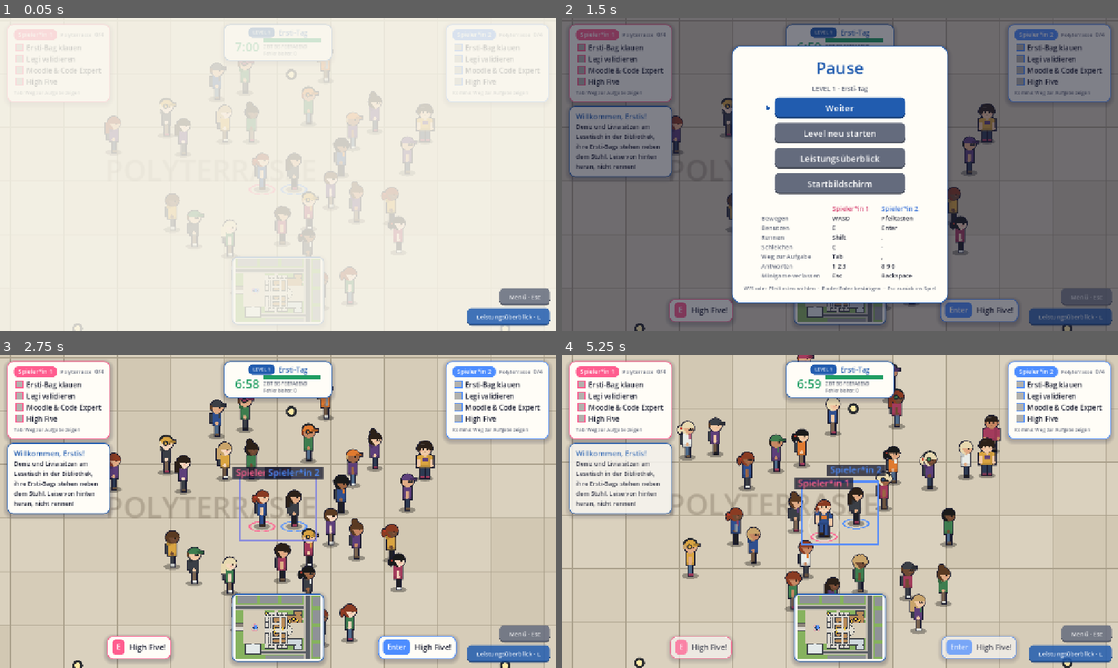
Above: before the commit, frames 1-4 (two rows, left to right).
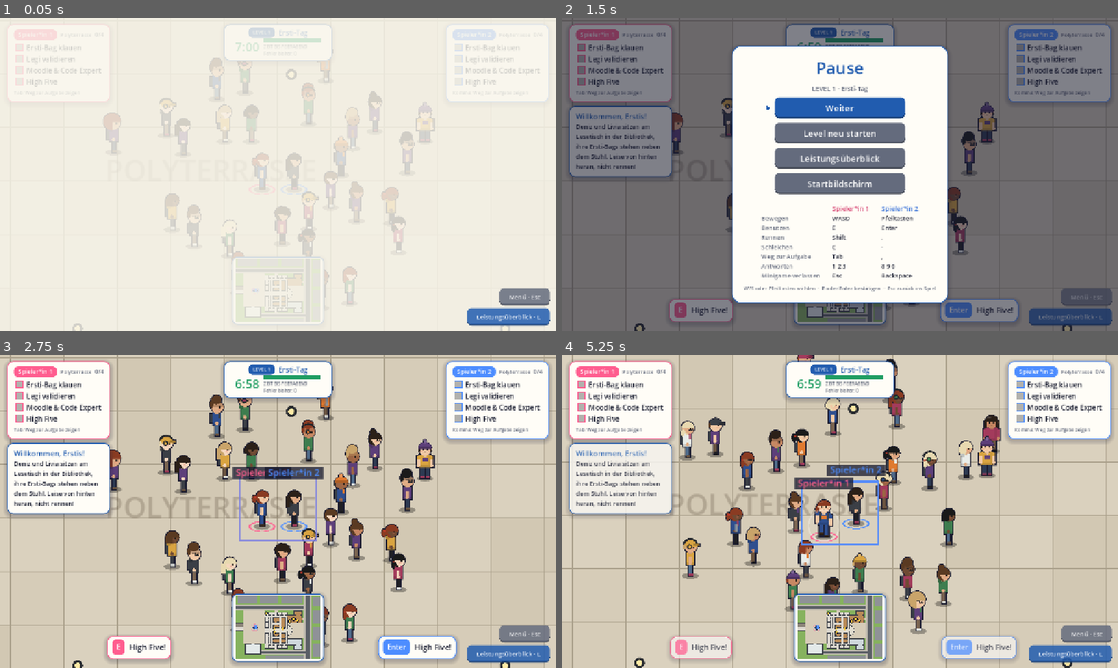
Above: after the commit, the same moments.

Repository: fzehnder/viscon-game
Game: Godot game, scene res://main.tscn
The game is run twice, just before and just after one commit, with the same random seed, the same clock (stepped at 60 frames per second) and the same inputs. This scene is started directly instead of the project's main scene.
Inputs (mouse positions are in pixels of both pictures, inside the frame that each line leads up to):
- Up to frame 1 (0.05 s): no input
- Up to frame 2 (1.5 s): click "Los geht's!" at 0.5 s; click "Menü · Esc" at 1.25 s
- Up to frame 3 (2.75 s): click "Weiter" at 2 s
- Up to frame 4 (5.25 s): click "Leistungsüberblick · L" at 2.75 s; click "Level 1 starten" at 3.5 s; tap Enter (start) at 4.25 s; move the mouse to (962, 495) at 4.27 s; hold D 4.28-5.03 s; tap Q (ability) at 4.35 s; click (962, 495) at 4.42 s; tap Space at 4.52 s; move the mouse to (728, 527) at 5.02 s; hold S from 5.03 s (still down); tap E (interact) at 5.1 s

The runs differ from the first frame. In frame 1, 0.4% of the frame differs, in the area x 18-78%, y 12-85%; in frame 2, 0.2%; in frame 3, 0.8%, in the area x 19-78%, y 12-85%; in frame 4, 0.8%.

Commit message:
Six new hair styles: bob, afro, braids, mohawk, centre parting, beanie
Drawn from the front, the back and the side, each with its dark line, from a few
plain shapes. The character design lists them by itself, and random students wear
them too (CROWD_HAIR: everything but the bald head).
Frame rate in the Ersti crowd as before (26 to 29 pictures per second).

Co-Authored-By: Claude Opus 5.5 <noreply@anthropic.com>

Diff:
--- a/godot/scripts/character_art.gd
+++ b/godot/scripts/character_art.gd
@@ -126,7 +126,7 @@
 		ci.draw_rect(Rect2(-10.1 - g, -27.0 - b - al - g, 3.9 + 2.0 * g, 13.7 + 2.0 * g), o)        # arms with hands
 		ci.draw_rect(Rect2(6.2 - g, -27.0 - b + al - g, 3.9 + 2.0 * g, 13.7 + 2.0 * g), o)
 		# head with the hair on top: one round shape, a little higher than wide
-		if hstyle == "glatze":
+		if hstyle == "glatze" or hstyle == "iro":
 			_oval(ci, Vector2(0, hy), 7.5 + g, 7.5 + g, o)
 		else:
 			_oval(ci, Vector2(0, hy - 0.2), 7.9 + g, 7.8 + g, o)
@@ -145,6 +145,26 @@
 					_oval(ci, Vector2(0, hy) + Vector2.from_angle(deg_to_rad((185.0 if front else 180.0) + i * (28.0 if front else 30.0))) * (7.0 if front else 7.2), 2.8 + g, 2.8 + g, o)
 			"cap":
 				ci.draw_rect(Rect2(-8.3 - g, hy - 4.6, 16.6 + 2.0 * g, 4.0), o)
+			"bob":
+				ci.draw_rect(Rect2(-8.4 - g, hy - 2.0, 16.8 + 2.0 * g, 8.9 + g), o)
+			"scheitel":
+				ci.draw_rect(Rect2(-8.2 - g, hy - 2.0, 16.4 + 2.0 * g, 6.5 + g), o)
+			"afro":
+				if front:      # like the hair itself: the dome above the hairline and a puff beside each cheek
+					_cap(ci, Vector2(0, hy - 1.5), 11.0 + g, 176, 364, o)
+					_oval(ci, Vector2(-8.6, hy + 1.5), 3.4 + g, 4.2 + g, o)
+					_oval(ci, Vector2(8.6, hy + 1.5), 3.4 + g, 4.2 + g, o)
+				else:
+					_oval(ci, Vector2(0, hy - 1.5), 11.0 + g, 11.0 + g, o)
+			"zoepfe":
+				var bx := 8.8 if front else 6.0
+				var by := hy + (4.5 if front else 6.5)
+				_oval(ci, Vector2(-bx, by), 2.1 + g, 5.0 + g, o)
+				_oval(ci, Vector2(bx, by), 2.1 + g, 5.0 + g, o)
+			"iro":
+				_oval(ci, Vector2(0, hy - (7.6 if front else 6.0)), 2.4 + g, (5.0 if front else 6.8) + g, o)
+			"muetze":
+				_oval(ci, Vector2(0, hy - 9.2), 2.2 + g, 2.2 + g, o)
 		if "loot" in acc:
 			ci.draw_rect(Rect2(-12.5 - g, -15.5 - b - al - g, 7.5 + 2.0 * g, 9.5 + 2.0 * g), o)
 		if front and "tray" in acc:
@@ -164,7 +184,7 @@
 		elif "backpack" in acc:
 			ci.draw_rect(Rect2(-k * 5.0 - 3.0 - g, -27.0 - b - g, 6.0 + 2.0 * g, 11.0 + 2.0 * g), o)
 		# head with the hair on top and at the back, and the nose
-		if hstyle == "glatze":
+		if hstyle == "glatze" or hstyle == "iro":
 			_oval(ci, Vector2(k * 0.6, hy), 7.3 + g, 7.3 + g, o)
 		else:
 			_oval(ci, Vector2(k * 0.6 - k * 0.3, hy - 0.3), 7.9 + g, 7.8 + g, o)
@@ -181,6 +201,20 @@
 					_oval(ci, Vector2(k * 0.6, hy) + Vector2.from_angle(a) * 7.0, 2.8 + g, 2.8 + g, o)
 			"cap":
 				ci.draw_rect(Rect2(k * 7.5 - 4.0 - g, hy - 3.6 - g, 8.0 + 2.0 * g, 3.2 + 2.0 * g), o)
+			"bob":
+				ci.draw_rect(Rect2((-7.8 if k > 0.0 else -0.8) - g, hy - 1.0, 8.6 + 2.0 * g, 7.9 + g), o)
+			"scheitel":
+				_oval(ci, Vector2(-k * 6.3, hy + 1.4), 2.6 + g, 3.6 + g, o)
+			"afro":        # like the hair itself: everything but the quarter with the face
+				_cap(ci, Vector2(-k * 1.6, hy - 1.8), 10.4 + g, 180, 360, o)
+				_cap(ci, Vector2(-k * 1.6, hy - 1.8), 10.4 + g, 90 if k > 0.0 else 270, 270 if k > 0.0 else 450, o)
+			"zoepfe":
+				_oval(ci, Vector2(-k * 5.5, hy + 5.0), 2.2 + g, 5.2 + g, o)
+			"iro":
+				_oval(ci, Vector2(-k * 0.4, hy - 8.6), 6.2 + g, 5.4 + g, o)
+				_oval(ci, Vector2(-k * 6.2, hy - 3.4), 2.0 + g, 4.4 + g, o)
+			"muetze":
+				_oval(ci, Vector2(k * 0.1, hy - 9.0), 2.2 + g, 2.2 + g, o)
 		if "tray" in acc:
 			ci.draw_rect(Rect2(k * 8.5 - 5.5 - g, -20.7 - b - g, 11.0 + 2.0 * g, 4.4 + 2.0 * g), o)
 
@@ -360,7 +394,7 @@
 				ci.draw_rect(Rect2(0.6, hy - 1.9, 4.0, 3.6), gc, false, 0.8)
 				ci.draw_line(Vector2(-0.6, hy - 0.5), Vector2(0.6, hy - 0.5), gc, 0.8)
 		# hair
-		_draw_hair_fb(ci, hstyle, hair, accent, hy, front)
+		_draw_hair_fb(ci, hstyle, hair, accent, hy, front, skin)
 		# head accessories
 		if "goggles" in acc:
 			_rect(ci, -7.8, hy - 5.5, 15.6, 2.2, Color("2b2f35"))
@@ -456,8 +490,10 @@
 	_rect(ci, c.x + w * 0.2, c.y - 4.0, 2.4, 3.6, Color("9cc3e6"))
 
 
-static func _draw_hair_fb(ci: CanvasItem, hstyle: String, hair: Color, accent: Color, hy: float, front: bool) -> void:
+## `skin` is for styles that leave a piece of the forehead free again.
+static func _draw_hair_fb(ci: CanvasItem, hstyle: String, hair: Color, accent: Color, hy: float, front: bool, skin: Color = Color("f1c9a5")) -> void:
 	var c := Vector2(0, hy)
+	var tie := Color("c0392b")
 	if not front:
 		match hstyle:
 			"glatze":
@@ -465,6 +501,16 @@
 			"cap":
 				ci.draw_circle(c, 7.8, hair)
 				_cap(ci, c, 8.2, 180, 360, accent)
+			"iro":         # shaved, and the crest down the back of the head
+				_cap(ci, c, 7.6, 180, 360, Color(hair, 0.3))
+				_oval(ci, Vector2(0, hy - 6.0), 2.2, 6.8, hair)
+			"afro":
+				_oval(ci, Vector2(0, hy - 1.5), 11.0, 11.0, hair)
+			"muetze":
+				_oval(ci, c, 7.8, 7.8, hair)
+				_cap(ci, c, 8.4, 184, 356, accent)
+				_rect(ci, -8.3, hy - 2.9, 16.6, 2.4, accent.darkened(0.22))
+				_oval(ci, Vector2(0, hy - 9.2), 2.2, 2.2, accent.lightened(0.2))
 			_:
 				ci.draw_circle(c, 7.9, hair)
 		match hstyle:
@@ -477,6 +523,18 @@
 				for i in 7:
 					var a := deg_to_rad(180 + i * 30)
 					ci.draw_circle(c + Vector2(cos(a), sin(a)) * 7.2, 2.8, hair)
+			"bob":
+				_rect(ci, -8.2, hy - 1.0, 16.4, 7.0, hair)
+				_oval(ci, Vector2(0, hy + 6.0), 8.2, 1.6, hair)
+			"scheitel":
+				_rect(ci, -8.0, hy - 1.0, 16.0, 4.5, hair)
+				_rect(ci, -0.4, hy - 7.6, 0.8, 6.5, hair.darkened(0.3))
+			"zoepfe":
+				_oval(ci, Vector2(-6.0, hy + 6.5), 2.1, 5.0, hair)
+				_oval(ci, Vector2(6.0, hy + 6.5), 2.1, 5.0, hair)
+				_rect(ci, -7.2, hy + 2.6, 2.4, 1.4, tie)
+				_rect(ci, 4.8, hy + 2.6, 2.4, 1.4, tie)
+				_rect(ci, -0.4, hy - 7.6, 0.8, 7.0, hair.darkened(0.3))
 		return
 	match hstyle:
 		"kurz":
@@ -507,7 +565,40 @@
 			_rect(ci, -7.6, hy - 1.0, 1.6, 3.0, hair)
 			_rect(ci, 6.0, hy - 1.0, 1.6, 3.0, hair)
 			ci.draw_circle(Vector2(-2.5, hy - 4.5), 1.5, Color(1, 1, 1, 0.25))
-	if hstyle != "glatze" and hstyle != "cap":
+		"bob":         # to the chin, with a fringe down to the eyes
+			_cap(ci, c, 8.2, 183, 357, hair)
+			_rect(ci, -8.4, hy - 2.0, 2.9, 7.6, hair)
+			_rect(ci, 5.5, hy - 2.0, 2.9, 7.6, hair)
+			_oval(ci, Vector2(-6.95, hy + 5.6), 1.45, 1.3, hair)
+			_oval(ci, Vector2(6.95, hy + 5.6), 1.45, 1.3, hair)
+		"afro":        # a dome above the hairline and a puff beside each cheek
+			_cap(ci, Vector2(0, hy - 1.5), 11.0, 176, 364, hair)
+			_oval(ci, Vector2(-8.6, hy + 1.5), 3.4, 4.2, hair)
+			_oval(ci, Vector2(8.6, hy + 1.5), 3.4, 4.2, hair)
+		"zoepfe":      # two braids over the shoulders
+			_cap(ci, c, 7.9, 184, 356, hair)
+			_rect(ci, -0.4, hy - 7.5, 0.8, 5.6, hair.darkened(0.3))
+			_oval(ci, Vector2(-8.8, hy + 4.5), 2.0, 5.0, hair)
+			_oval(ci, Vector2(8.8, hy + 4.5), 2.0, 5.0, hair)
+			_rect(ci, -9.9, hy + 0.2, 2.2, 1.4, tie)
+			_rect(ci, 7.7, hy + 0.2, 2.2, 1.4, tie)
+		"iro":         # shaved sides, a crest in the middle
+			_cap(ci, c, 7.6, 190, 350, Color(hair, 0.3))
+			_oval(ci, Vector2(0, hy - 7.6), 2.4, 5.0, hair)
+		"scheitel":    # parted in the middle, the forehead shows between two curtains
+			_cap(ci, c, 8.0, 183, 357, hair)
+			ci.draw_colored_polygon(PackedVector2Array([Vector2(-2.3, hy - 0.42), Vector2(0, hy - 5.0), Vector2(2.3, hy - 0.42)]), skin)
+			_rect(ci, -8.2, hy - 2.0, 2.8, 5.2, hair)
+			_rect(ci, 5.4, hy - 2.0, 2.8, 5.2, hair)
+			_oval(ci, Vector2(-6.8, hy + 3.2), 1.4, 1.3, hair)
+			_oval(ci, Vector2(6.8, hy + 3.2), 1.4, 1.3, hair)
+		"muetze":      # a knitted hat in the accent colour, with a bobble
+			_cap(ci, c, 8.4, 184, 356, accent)
+			_rect(ci, -8.3, hy - 2.9, 16.6, 2.4, accent.darkened(0.22))
+			_oval(ci, Vector2(0, hy - 9.2), 2.2, 2.2, accent.lightened(0.2))
+			_rect(ci, -7.8, hy - 0.4, 1.8, 3.0, hair)
+			_rect(ci, 6.0, hy - 0.4, 1.8, 3.0, hair)
+	if not hstyle in ["glatze", "cap", "iro", "muetze", "afro"]:
 		ci.draw_rect(Rect2(-5.0, hy - 6.3, 4.0, 1.1), hair.lightened(0.18))    # a streak of light
 
 
@@ -521,6 +612,21 @@
 			_cap(ci, c, 8.0, 180, 360, accent)
 			_oval(ci, Vector2(k * 7.5, hy - 2.0), 4.0, 1.6, accent.darkened(0.25))
 			_rect(ci, -k * 7.2 - 1.0, hy - 2.0, 2.4, 5.0, hair)
+			return
+		"iro":
+			_cap(ci, c, 7.4, 180, 360, Color(hair, 0.3))
+			_oval(ci, Vector2(-k * 0.4, hy - 8.6), 6.2, 5.4, hair)
+			_oval(ci, Vector2(-k * 6.2, hy - 3.4), 2.0, 4.4, hair)
+			return
+		"muetze":
+			_cap(ci, c, 8.2, 184, 356, accent)
+			_rect(ci, c.x - 8.1, hy - 2.9, 16.2, 2.4, accent.darkened(0.22))
+			_oval(ci, Vector2(k * 0.1, hy - 9.0), 2.2, 2.2, accent.lightened(0.2))
+			_rect(ci, -k * 7.2 - 1.0, hy - 0.4, 2.4, 4.0, hair)
+			return
+		"afro":        # everything but the quarter with the face, a little further back than the head
+			_cap(ci, Vector2(-k * 1.6, hy - 1.8), 10.4, 180, 360, hair)
+			_cap(ci, Vector2(-k * 1.6, hy - 1.8), 10.4, 90 if k > 0 else 270, 270 if k > 0 else 450, hair)
 			return
 	# hair covers top and back of the head
 	_cap(ci, c, 7.9, 180, 360, hair)
@@ -540,3 +646,12 @@
 			for i in 6:
 				var a := deg_to_rad(200 + i * 30) if k > 0 else deg_to_rad(-20 - i * 30 + 360)
 				ci.draw_circle(c + Vector2(cos(a), sin(a)) * 7.0, 2.8, hair)
+		"bob":
+			_rect(ci, -7.8 if k > 0 else -0.8, hy - 1.0, 8.6, 6.4, hair)
+			_oval(ci, Vector2(-3.5 if k > 0 else 3.5, hy + 5.4), 4.3, 1.5, hair)
+		"scheitel":
+			_oval(ci, Vector2(-k * 6.3, hy + 1.4), 2.6, 3.6, hair)
+			_rect(ci, k * 0.9 - 1.3, hy - 2.0, 2.6, 5.0, hair)
+		"zoepfe":
+			_oval(ci, Vector2(-k * 5.5, hy + 5.0), 2.2, 5.2, hair)
+			_rect(ci, -k * 5.5 - 1.2, hy + 0.6, 2.4, 1.4, Color("c0392b"))
--- a/godot/scripts/characters.gd
+++ b/godot/scripts/characters.gd
@@ -4,7 +4,9 @@
 
 # ------------------------------------------------------------------ design options
 # hair styles understood by character_art.gd
-const HAIR_STYLES := ["kurz", "lang", "zopf", "dutt", "locken", "cap", "glatze"]
+const HAIR_STYLES := ["kurz", "lang", "zopf", "dutt", "locken", "cap", "glatze", "bob", "afro", "zoepfe", "iro", "scheitel", "muetze"]
+# what somebody in a crowd wears (random_student): everything but the bald head
+const CROWD_HAIR := ["kurz", "lang", "zopf", "dutt", "locken", "cap", "bob", "afro", "zoepfe", "scheitel", "muetze", "iro"]
 const HAIR_COLORS := ["2b2018", "5a3a22", "8a3b22", "c9a46a", "e8d9b0", "1a1a1a", "b8b8b8", "6b2d8f"]
 const SKIN_TONES := ["f5d6bd", "f1c9a5", "e0ac85", "c68863", "9c6644", "6f4a33"]
 const TOP_COLORS := ["2f4f8f", "e07a2f", "3e7d4f", "3b3f46", "a33b5c", "d9a441", "e9ece8", "5d3f7a"]
@@ -13,7 +15,8 @@
 # what the players can choose in the character design (skin_menu.gd), with the names shown there
 const PLAYER_TOPS := ["tshirt", "hoodie", "sweater", "jacket"]
 const TOP_NAMES := {"tshirt": "T-Shirt", "hoodie": "Hoodie", "sweater": "Pulli", "jacket": "Jacke", "overall": "Overall", "labcoat": "Labormantel"}
-const HAIR_NAMES := {"kurz": "Kurz", "lang": "Lang", "zopf": "Zopf", "dutt": "Dutt", "locken": "Locken", "cap": "Cap", "glatze": "Glatze"}
+const HAIR_NAMES := {"kurz": "Kurz", "lang": "Lang", "zopf": "Zopf", "dutt": "Dutt", "locken": "Locken", "cap": "Cap", "glatze": "Glatze",
+	"bob": "Bob", "afro": "Afro", "zoepfe": "Zöpfe", "iro": "Irokese", "scheitel": "Mittelscheitel", "muetze": "Mütze"}
 const EXTRAS := ["", "glasses", "headphones", "beard", "goggles"]      # one accessory to pick; "" = none
 const EXTRA_NAMES := {"": "nichts", "glasses": "Brille", "headphones": "Kopfhörer", "beard": "Bart", "goggles": "Schutzbrille"}
 const SHOE_COLORS := ["1f1f24", "e9ece8", "3b2a1e", "6b5440", "a33b5c", "2f4f8f", "3e7d4f"]
@@ -88,7 +91,7 @@
 	if rng.randf() < 0.15: accs.append("headphones")
 	if rng.randf() < 0.1: accs.append("laptop")
 	return {"skin": SKIN_TONES[rng.randi() % SKIN_TONES.size()], "hair": HAIR_COLORS[rng.randi() % 6],
-		"hair_style": HAIR_STYLES[rng.randi() % 6], "top": TOP_COLORS[rng.randi() % TOP_COLORS.size()],
+		"hair_style": CROWD_HAIR[rng.randi() % CROWD_HAIR.size()], "top": TOP_COLORS[rng.randi() % TOP_COLORS.size()],
 		"top_style": styles[rng.randi() % styles.size()], "accent": TOP_COLORS[rng.randi() % TOP_COLORS.size()],
 		"pants": PANTS_COLORS[rng.randi() % PANTS_COLORS.size()], "shoes": ["1f1f24", "e9ece8", "6b5440", "a33b5c"][rng.randi() % 4],
 		"acc": accs}
Not shown, changed: CLAUDE.md
